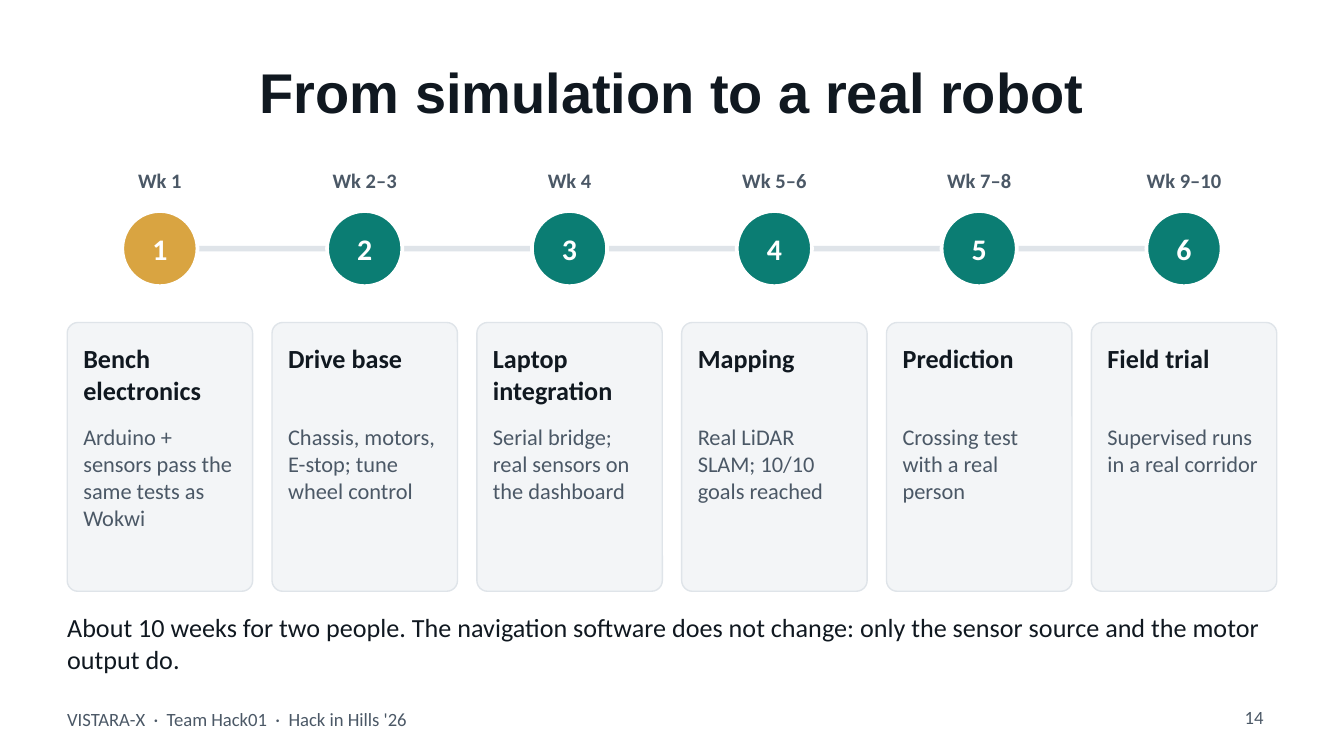
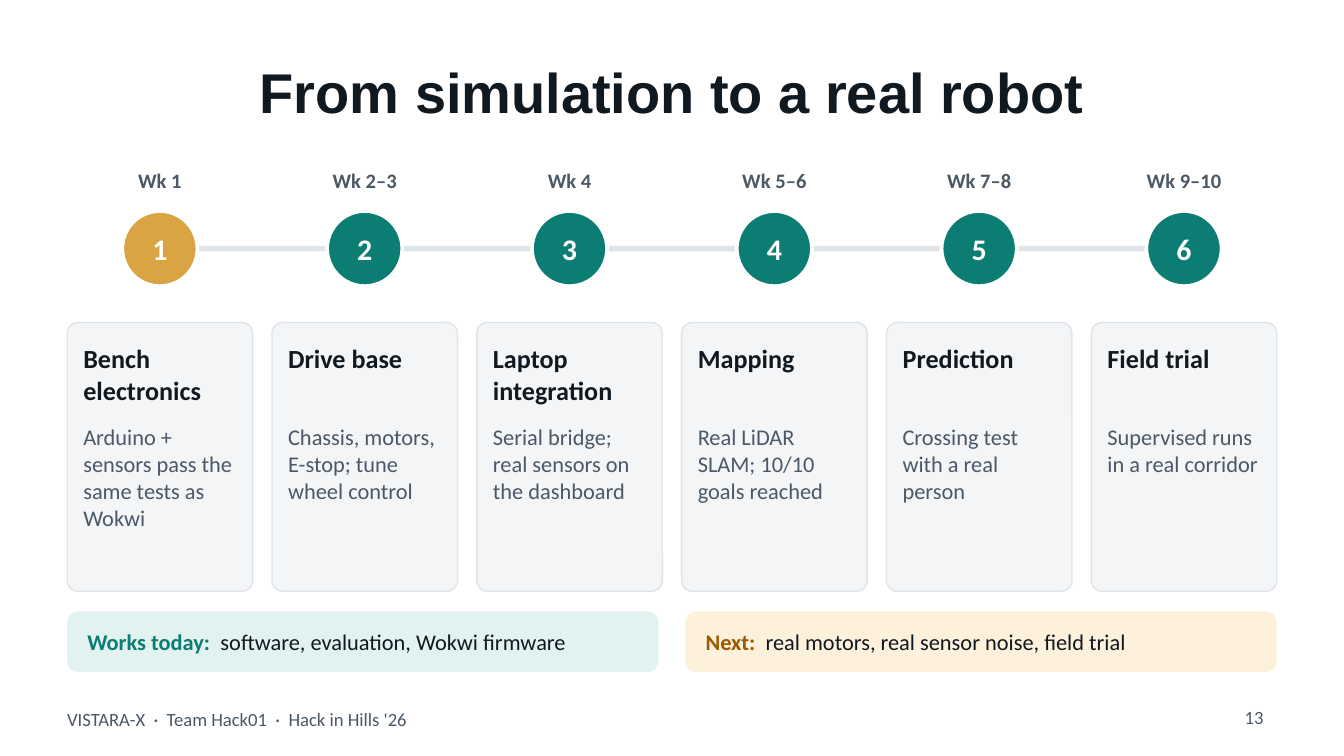
Before and after one commit to RiteshKumar2e/VISTARA-X, a slide deck: slide 13 of presentation/VISTARA-X_Hack01.pptx (slide 14 before the commit). Drawn at 1344x756 pixels with LibreOffice and Linux fonts; fonts in the diff are those of the drawing. Boxes give left, top, right and bottom in pixels: in the first picture for what was removed or moved away, otherwise in the second. Text is boxed around its words. In the diff, an @@ line names an element or a change of style, - is before the commit and + after.

```diff
--- a/presentation/VISTARA-X_Hack01.pptx
+++ b/presentation/VISTARA-X_Hack01.pptx
@@ text removed at bbox=[67, 619, 1259, 674] @@
-About 10 weeks for two people. The navigation software does not change: only the sensor source and the motor output do.
@@ rounded rectangle added at bbox=[67, 612, 659, 672], fill #E2F2F0 @@
@@ rounded rectangle added at bbox=[685, 612, 1277, 672], fill #FDF1DC @@
@@ text added at bbox=[87, 634, 565, 654], 12 pt, text #101820 @@
+Works today: software, evaluation, Wokwi firmware
@@ text added at bbox=[706, 634, 1125, 653], 12 pt, text #101820 @@
+Next: real motors, real sensor noise, field trial
@@ page number at bbox=[1245, 712, 1264, 724]: text changed @@
-14
+13
```
Also in this commit, not shown: 2 other slides changed, 5 slides added, 7 slides removed, 10 other files.
